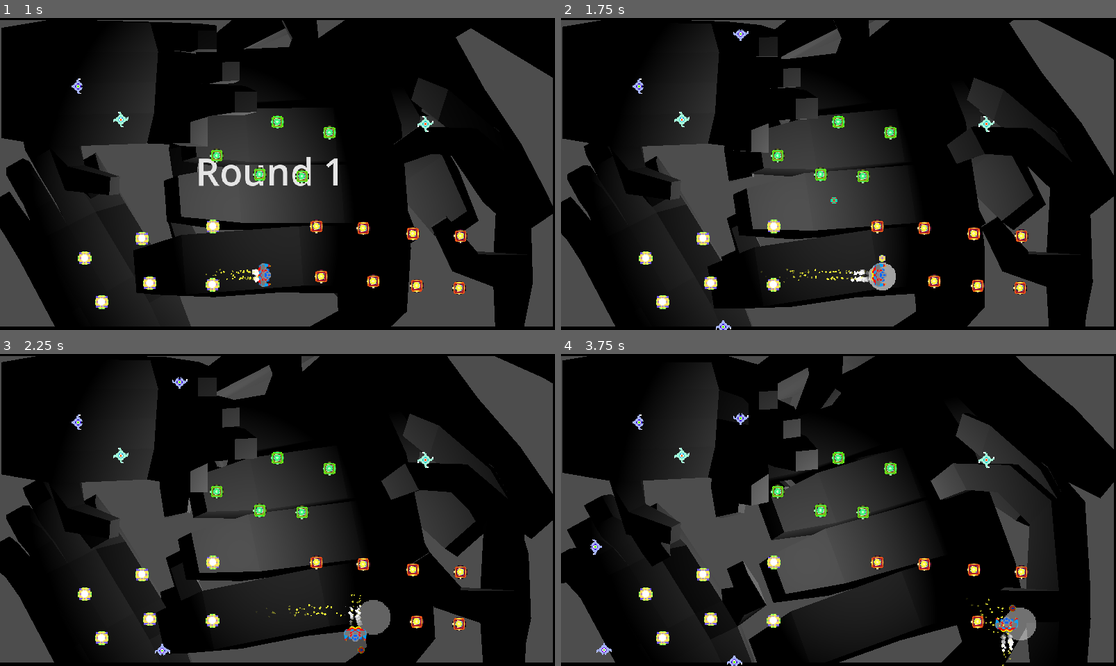
Above: before the commit, frames 1-4 (two rows, left to right).
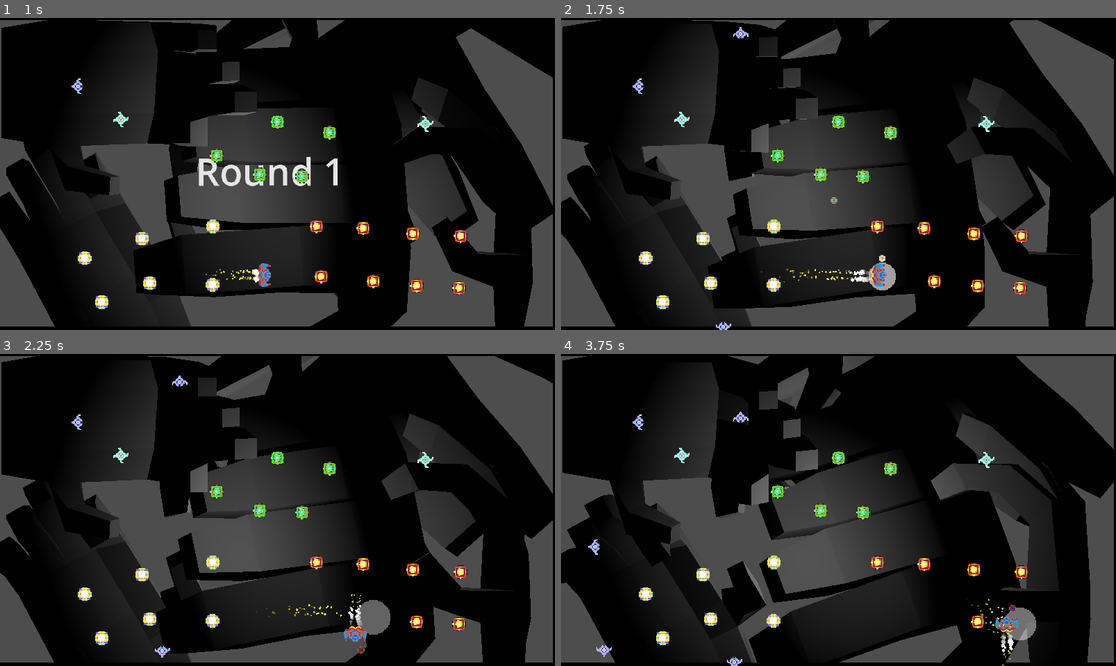
Above: after the commit, the same moments.

Repository: gamkedo-la/AttackStackCharlie
Game: Godot game, scene res://UI/MainMenu/main_menu.tscn
Two runs of this game, one before a commit and one after it. Both use one fixed random seed, a clock stepped at 60 frames per second and the inputs below.
Inputs:
- Up to frame 1 (1 s): click "PLAY GAME" at 0.5 s
- Up to frame 2 (1.75 s): hold D (move right) from 1.28 s (still down); hold Space (shoot) from 1.28 s (still down)
- Up to frame 3 (2.25 s): release D (move right) at 2.03 s; release Space (shoot) at 2.03 s; hold S (move down) from 2.03 s (still down); tap Space (shoot) at 2.1 s
- Up to frame 4 (3.75 s): release S (move down) at 2.78 s; hold D (move right) 2.78-3.53 s; hold Space (shoot) 2.78-3.53 s; hold W (move up) from 3.53 s (still down); tap Space (shoot) at 3.6 s

Frame 1 is identical in both runs. In frame 2, less than 0.1% of the frame differs, in the area x 27-34%, y 2-100%; in frame 3, less than 0.1%; in frame 4, less than 0.1%, in the area x 4-34%, y 18-100%.

Commit message:
Corrected enemy direction

Diff:
--- a/Enemies/EnemyEdgeSpawning.gd
+++ b/Enemies/EnemyEdgeSpawning.gd
@@ -27,19 +27,19 @@
 	match edge:
 		0: # Top
 			enemy.setDirection(Vector2.DOWN)
-			enemy.rotation = -PI / 2
+			enemy.rotation = PI / 2
 			spawn_position = Vector2(randf() * viewport_size.x, 0)
 		1: # Bottom
 			enemy.setDirection(Vector2.UP)
-			enemy.rotation = PI / 2
+			enemy.rotation = -PI / 2
 			spawn_position = Vector2(randf() * viewport_size.x, viewport_size.y)
 		2: # Left
 			enemy.setDirection(Vector2.RIGHT)
-			enemy.rotation = PI
+			enemy.rotation = 0
 			spawn_position = Vector2(0, randf() * viewport_size.y)
 		3: # Right
 			enemy.setDirection(Vector2.LEFT)
-			enemy.rotation = 0
+			enemy.rotation = PI
 			spawn_position = Vector2(viewport_size.x, randf() * viewport_size.y)
 	enemy.global_position = spawn_position
 	enemy.add_to_group("enemies")
